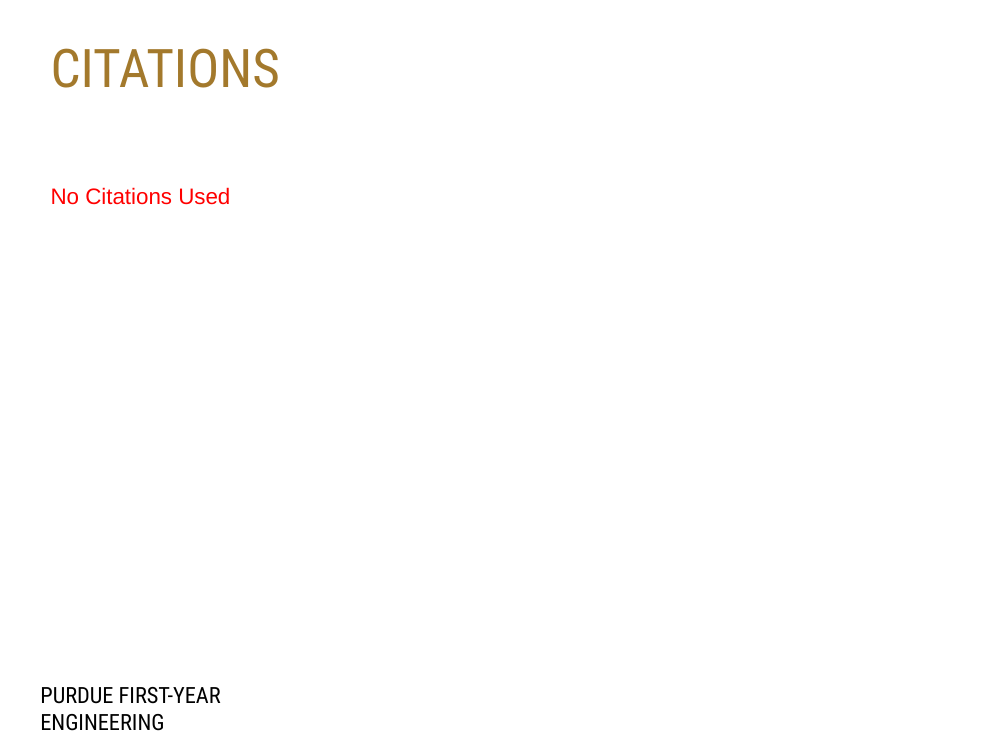
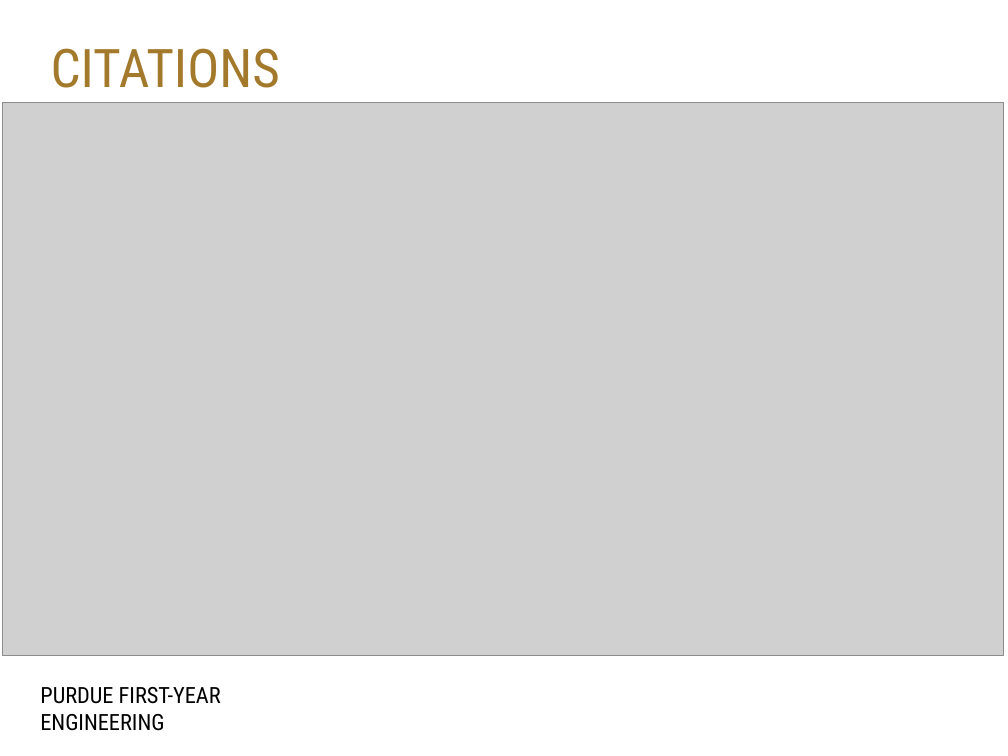
Before and after one commit to apk24/engr132-sp15-38-13, a slide deck: slide 8 of Project Files/PDR_sec038team13.pptx. Drawn at 1008x756 pixels with LibreOffice and Linux fonts; fonts in the diff are those of the drawing; grey boxes stand for pictures; background and template pictures are left out. Boxes give left, top, right and bottom in pixels: in the first picture for what was removed or moved away, otherwise in the second. Text is boxed around its words. In the diff, an @@ line names an element or a change of style, - is before the commit and + after.

```diff
--- a/Project Files/PDR_sec038team13.pptx
+++ b/Project Files/PDR_sec038team13.pptx
@@ picture added at (3, 102, 1004, 655) @@
@@ text removed at (51, 187, 230, 205) @@
-No Citations Used
```
Also in this commit, not shown: 4 other slides changed, 2 other files.
